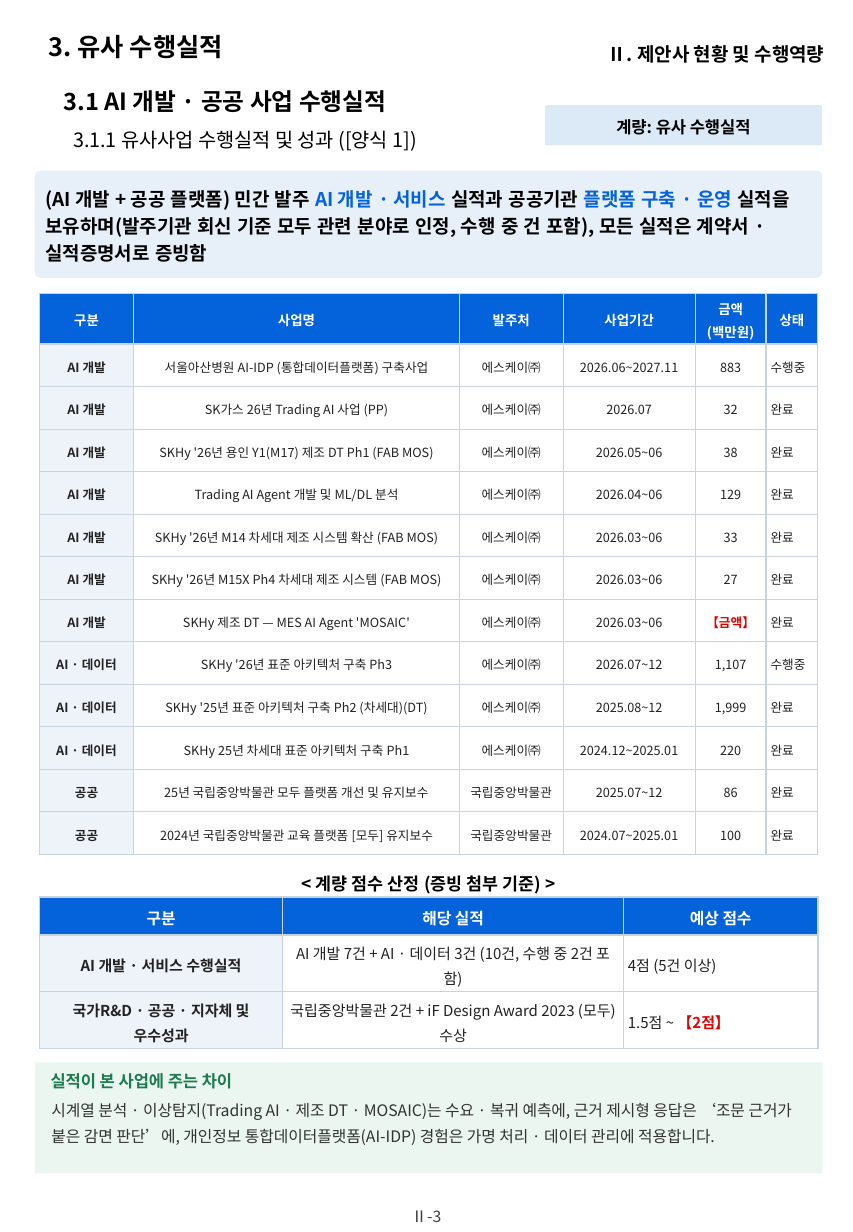
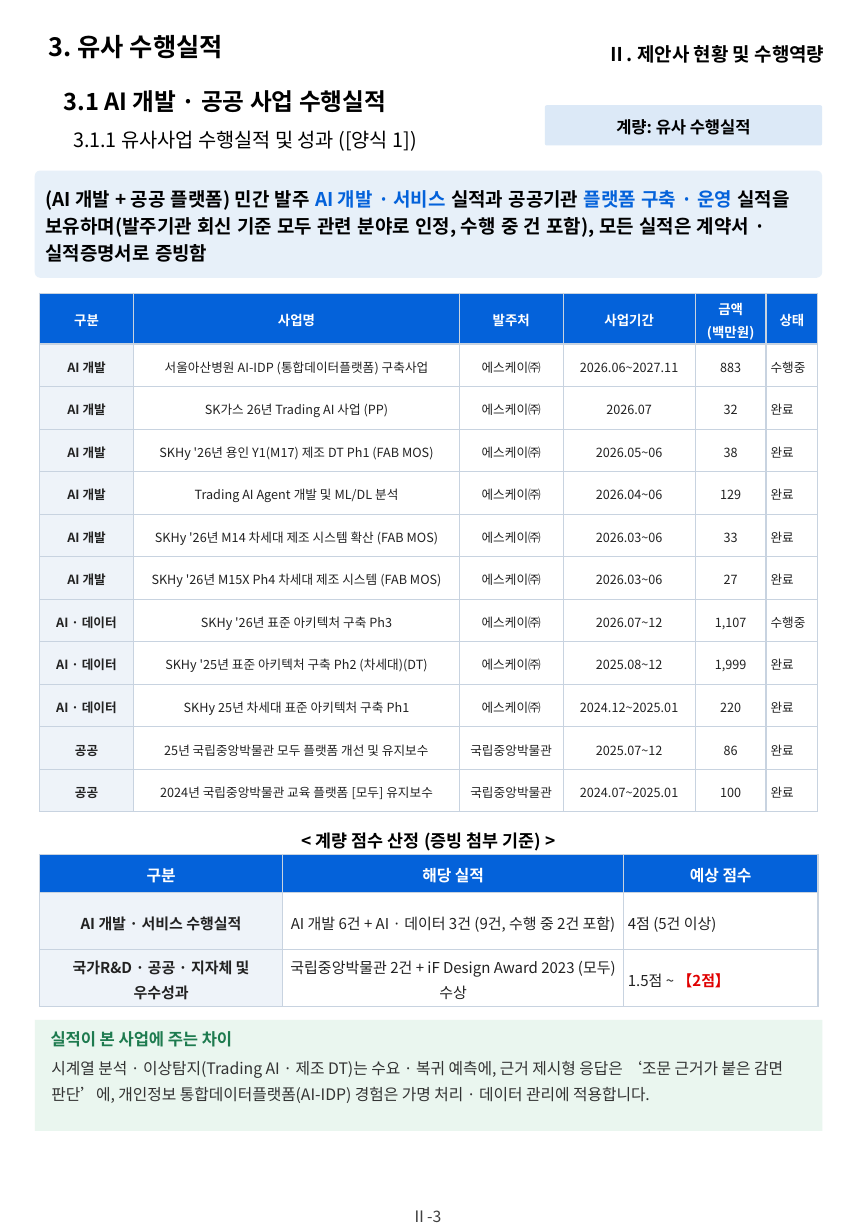
Before and after one commit to hwangsteeve-tech/hbjw, a slide deck: slide 9 of proposals/2026-11_dsit-parking-ai/dsit_proposal.pptx. Drawn at 853x1232 pixels with LibreOffice and Linux fonts; fonts in the diff are those of the drawing; background and template pictures are left out. Boxes give left, top, right and bottom in pixels: in the first picture for what was removed or moved away, otherwise in the second. Text is boxed around its words. In the diff, an @@ line names an element or a change of style, - is before the commit and + after.

```diff
--- a/proposals/2026-11_dsit-parking-ai/dsit_proposal.pptx
+++ b/proposals/2026-11_dsit-parking-ai/dsit_proposal.pptx
@@ table at (40, 293, 818, 812) @@
-row 8: AI 개발 | SKHy 제조 DT — MES AI Agent 'MOSAIC' | 에스케이㈜ | 2026.03~06 | 【금액】 | 완료
@@ table at (40, 854, 819, 1007) @@
-row 2, column 2: AI 개발 7건 + AI · 데이터 3건 (10건, 수행 중 2건 포함)
+row 2, column 2: AI 개발 6건 + AI · 데이터 3건 (9건, 수행 중 2건 포함)
@@ table: place and size @@
-table at (40, 897, 819, 1050)
+table at (40, 854, 819, 1007)
@@ 2 texts, 1 rectangle: place and size @@
-2 texts, 1 rectangle at (35, 875, 823, 1174)
+2 texts, 1 rectangle at (35, 832, 823, 1132)
@@ text at (51, 1061, 783, 1103): text changed @@
-시계열 분석 · 이상탐지(Trading AI · 제조 DT · MOSAIC)는 수요 · 복귀 예측에, 근거 제시형 응답은 ‘조문 근거가 붙은 감면 판단’에, 개인정보 통합데이터플랫폼(AI-IDP) 경험은 가명 처리 · 데이터 관리에 적용합니다.
+시계열 분석 · 이상탐지(Trading AI · 제조 DT)는 수요 · 복귀 예측에, 근거 제시형 응답은 ‘조문 근거가 붙은 감면 판단’에, 개인정보 통합데이터플랫폼(AI-IDP) 경험은 가명 처리 · 데이터 관리에 적용합니다.
```
Also in this commit, not shown: 2 other slides changed, 1 other file.
